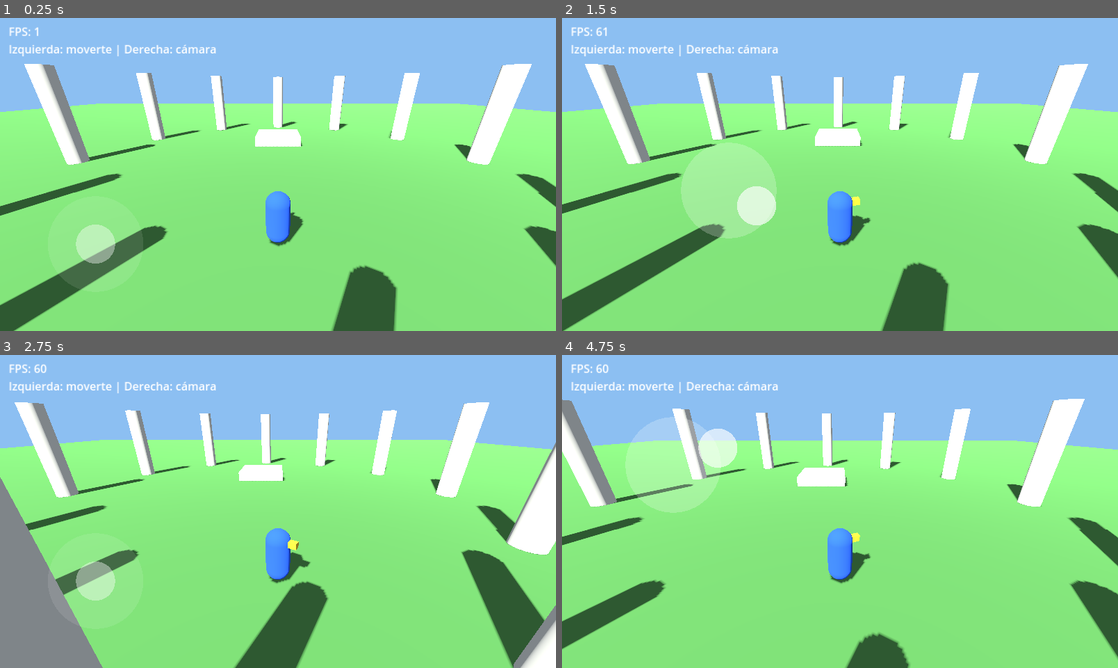
Above: before the commit, frames 1-4 (two rows, left to right).
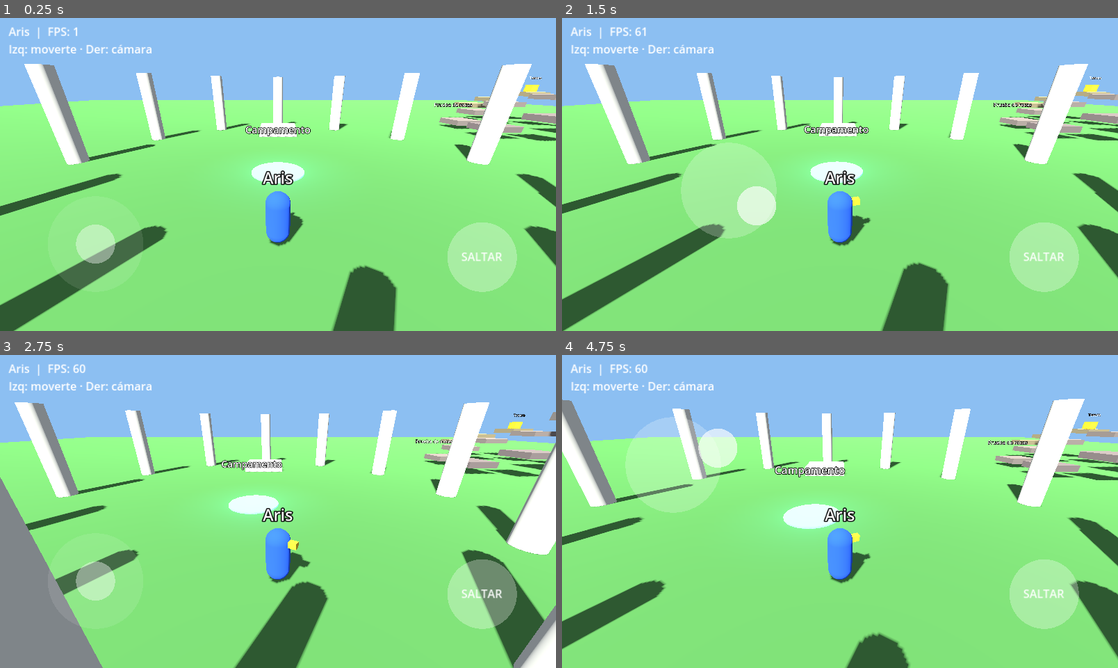
Above: after the commit, the same moments.

Repository: Adriii192/mitologia-rpg
Game: Godot game, scene res://main.tscn
The game is run twice, just before and just after one commit, with the same random seed, the same clock (stepped at 60 frames per second) and the same inputs.
Inputs (mouse positions are in pixels of both pictures, inside the frame that each line leads up to):
- Up to frame 1 (0.25 s): no input
- Up to frame 2 (1.5 s): tap Enter at 0.5 s; move the mouse to (962, 158) at 0.52 s; click (962, 158) at 0.67 s; tap Space at 1.25 s; drag from (728, 190) to (812, 237) at 1.27 s
- Up to frame 3 (2.75 s): move the mouse to (333, 442) at 2.02 s; click (333, 442) at 2.17 s
- Up to frame 4 (4.75 s): tap Enter at 2.75 s; drag from (812, 574) to (673, 464) at 2.77 s; move the mouse to (1006, 558) at 3.52 s; click (1006, 558) at 3.67 s; tap Space at 4.25 s; drag from (673, 464) to (756, 433) at 4.27 s

The runs differ from the first frame. In frame 1, 6.2% of the frame differs, in the area x 0-100%, y 2-88%; in frame 2, 6.2%; in frame 3, 6.2%; in frame 4, 6.6%, in the area x 1-100%, y 2-88%.

Commit message:
Update main.gd

Diff:
--- a/main.gd
+++ b/main.gd
@@ -1,112 +1,76 @@
 extends Node3D
 
+const Zones = preload("res://zones.gd")
+
+const HERO_NAME := "Aris"
 const SPEED := 6.0
 const GRAVITY := 20.0
+const JUMP_SPEED := 9.0
 const JOY_RADIUS := 110.0
+const BTN_RADIUS := 80.0
 
 var player: CharacterBody3D
 var cam_pivot: Node3D
 var camera: Camera3D
+var zone: Node3D
+var spawn_point := Vector3(0, 1.1, 8)
 var yaw := 0.0
 var pitch := -0.4
 var joy_id := -1
 var look_id := -1
+var jump_id := -1
+var act_id := -1
 var joy_center := Vector2(220, 520)
 var joy_pos := Vector2(220, 520)
 var joy_vec := Vector2.ZERO
+var jump_buffer := 0.0
+var coyote := 0.0
+var near_portal: Node3D = null
+var traveling := false
 var ui: Control
 var info_label: Label
+var fade: ColorRect
 
 
 func _ready() -> void:
-	_build_world()
 	_build_player()
 	_build_camera()
 	_build_ui()
-
-
-func _mat(color: Color) -> StandardMaterial3D:
-	var m := StandardMaterial3D.new()
-	m.albedo_color = color
-	return m
-
-
-func _build_world() -> void:
-	var env := Environment.new()
-	env.background_mode = Environment.BG_COLOR
-	env.background_color = Color(0.55, 0.75, 0.95)
-	env.ambient_light_source = Environment.AMBIENT_SOURCE_COLOR
-	env.ambient_light_color = Color(0.7, 0.75, 0.85)
-	env.ambient_light_energy = 0.6
-	var we := WorldEnvironment.new()
-	we.environment = env
-	add_child(we)
-
-	var sun := DirectionalLight3D.new()
-	sun.rotation_degrees = Vector3(-50, -30, 0)
-	sun.shadow_enabled = true
-	add_child(sun)
-
-	_add_box(Vector3(0, -0.5, 0), Vector3(120, 1, 120), Color(0.35, 0.6, 0.3))
-	_add_box(Vector3(0, 0.4, -6), Vector3(4, 0.8, 4), Color(0.85, 0.82, 0.75))
-	for i in 12:
-		var a := TAU * i / 12.0
-		_add_column(Vector3(cos(a) * 14.0, 0, sin(a) * 14.0))
-
-
-func _add_box(pos: Vector3, size: Vector3, color: Color) -> void:
-	var body := StaticBody3D.new()
-	body.position = pos
-	var mi := MeshInstance3D.new()
-	var bm := BoxMesh.new()
-	bm.size = size
-	mi.mesh = bm
-	mi.material_override = _mat(color)
-	body.add_child(mi)
-	var cs := CollisionShape3D.new()
-	var bs := BoxShape3D.new()
-	bs.size = size
-	cs.shape = bs
-	body.add_child(cs)
-	add_child(body)
-
-
-func _add_column(pos: Vector3) -> void:
-	var body := StaticBody3D.new()
-	body.position = pos + Vector3(0, 3, 0)
-	var mi := MeshInstance3D.new()
-	var cm := CylinderMesh.new()
-	cm.top_radius = 0.6
-	cm.bottom_radius = 0.6
-	cm.height = 6.0
-	mi.mesh = cm
-	mi.material_override = _mat(Color(0.9, 0.88, 0.8))
-	body.add_child(mi)
-	var cs := CollisionShape3D.new()
-	var shape := CylinderShape3D.new()
-	shape.radius = 0.6
-	shape.height = 6.0
-	cs.shape = shape
-	body.add_child(cs)
-	add_child(body)
+	_load_zone("world")
+
+
+func _view() -> Vector2:
+	return get_viewport().get_visible_rect().size
+
+
+func _jump_pos() -> Vector2:
+	return Vector2(_view().x - 170, _view().y - 170)
+
+
+func _act_pos() -> Vector2:
+	return Vector2(_view().x - 370, _view().y - 130)
+
+
+func _default_joy_center() -> Vector2:
+	return Vector2(220, _view().y - 200)
 
 
 func _build_player() -> void:
 	player = CharacterBody3D.new()
-	player.position = Vector3(0, 1.1, 8)
+	player.position = spawn_point
 	var mi := MeshInstance3D.new()
 	var cap := CapsuleMesh.new()
 	cap.radius = 0.4
 	cap.height = 1.8
 	mi.mesh = cap
-	mi.material_override = _mat(Color(0.2, 0.4, 0.9))
+	mi.material_override = Zones.mat(Color(0.2, 0.4, 0.9))
 	player.add_child(mi)
 	var nose := MeshInstance3D.new()
 	var nm := BoxMesh.new()
 	nm.size = Vector3(0.2, 0.2, 0.4)
 	nose.mesh = nm
 	nose.position = Vector3(0, 0.5, -0.45)
-	nose.material_override = _mat(Color(1, 0.8, 0.2))
+	nose.material_override = Zones.mat(Color(1, 0.8, 0.2))
 	player.add_child(nose)
 	var cs := CollisionShape3D.new()
 	var shape := CapsuleShape3D.new()
@@ -114,6 +78,13 @@
 	shape.height = 1.8
 	cs.shape = shape
 	player.add_child(cs)
+	var name_tag := Label3D.new()
+	name_tag.text = HERO_NAME
+	name_tag.font_size = 48
+	name_tag.pixel_size = 0.01
+	name_tag.billboard = BaseMaterial3D.BILLBOARD_ENABLED
+	name_tag.position = Vector3(0, 1.4, 0)
+	player.add_child(name_tag)
 	add_child(player)
 
 
@@ -124,10 +95,6 @@
 	camera.position = Vector3(0, 0, 6.0)
 	cam_pivot.add_child(camera)
 	camera.current = true
-
-
-func _default_joy_center() -> Vector2:
-	return Vector2(220, get_viewport().get_visible_rect().size.y - 200)
 
 
 func _build_ui() -> void:
@@ -142,9 +109,19 @@
 	info_label.position = Vector2(20, 12)
 	info_label.add_theme_font_size_override("font_size", 26)
 	layer.add_child(info_label)
+	fade = ColorRect.new()
+	fade.color = Color(0, 0, 0, 0)
+	fade.set_anchors_and_offsets_preset(Control.PRESET_FULL_RECT)
+	fade.mouse_filter = Control.MOUSE_FILTER_IGNORE
+	layer.add_child(fade)
 	joy_center = _default_joy_center()
 	joy_pos = joy_center
 	ui.queue_redraw()
+
+
+func _draw_button_text(text: String, center: Vector2) -> void:
+	var font := ThemeDB.fallback_font
+	ui.draw_string(font, Vector2(center.x - BTN_RADIUS, center.y + 9), text, HORIZONTAL_ALIGNMENT_CENTER, BTN_RADIUS * 2.0, 26, Color(1, 1, 1, 0.95))
 
 
 func _draw_ui() -> void:
@@ -153,21 +130,75 @@
 		a = 0.45
 	ui.draw_circle(joy_center, JOY_RADIUS, Color(1, 1, 1, a * 0.5))
 	ui.draw_circle(joy_pos, 45.0, Color(1, 1, 1, a + 0.2))
+	var ja := 0.3
+	if jump_id != -1:
+		ja = 0.55
+	ui.draw_circle(_jump_pos(), BTN_RADIUS, Color(1, 1, 1, ja))
+	_draw_button_text("SALTAR", _jump_pos())
+	if near_portal != null:
+		var aa := 0.45
+		if act_id != -1:
+			aa = 0.7
+		ui.draw_circle(_act_pos(), BTN_RADIUS, Color(1, 0.85, 0.3, aa))
+		_draw_button_text("VIAJAR", _act_pos())
+
+
+func _load_zone(zone_name: String) -> void:
+	if zone != null:
+		remove_child(zone)
+		zone.queue_free()
+	zone = Node3D.new()
+	add_child(zone)
+	var info: Dictionary
+	if zone_name == "camp":
+		info = Zones.build_camp(zone)
+	else:
+		info = Zones.build_world(zone)
+	spawn_point = info["spawn"]
+	player.position = spawn_point
+	player.velocity = Vector3.ZERO
+	near_portal = null
+	ui.queue_redraw()
+
+
+func _travel(target: String) -> void:
+	if traveling:
+		return
+	traveling = true
+	var tw := create_tween()
+	tw.tween_property(fade, "color:a", 1.0, 0.35)
+	await tw.finished
+	_load_zone(target)
+	var tw2 := create_tween()
+	tw2.tween_property(fade, "color:a", 0.0, 0.35)
+	await tw2.finished
+	traveling = false
 
 
 func _input(event: InputEvent) -> void:
-	var half := get_viewport().get_visible_rect().size.x * 0.5
+	var half := _view().x * 0.5
 	if event is InputEventScreenTouch:
+		var pos: Vector2 = event.position
 		if event.pressed:
-			if event.position.x < half and joy_id == -1:
+			if pos.distance_to(_jump_pos()) < BTN_RADIUS * 1.2 and jump_id == -1:
+				jump_id = event.index
+				jump_buffer = 0.15
+			elif near_portal != null and pos.distance_to(_act_pos()) < BTN_RADIUS * 1.2 and act_id == -1:
+				act_id = event.index
+				_travel(str(near_portal.get_meta("target")))
+			elif pos.x < half and joy_id == -1:
 				joy_id = event.index
-				joy_center = event.position
-				joy_pos = event.position
+				joy_center = pos
+				joy_pos = pos
 				joy_vec = Vector2.ZERO
-			elif event.position.x >= half and look_id == -1:
+			elif pos.x >= half and look_id == -1:
 				look_id = event.index
 		else:
-			if event.index == joy_id:
+			if event.index == jump_id:
+				jump_id = -1
+			elif event.index == act_id:
+				act_id = -1
+			elif event.index == joy_id:
 				joy_id = -1
 				joy_vec = Vector2.ZERO
 				joy_center = _default_joy_center()
@@ -189,21 +220,43 @@
 
 
 func _physics_process(delta: float) -> void:
+	if traveling:
+		return
 	var dir := Vector3(joy_vec.x, 0, joy_vec.y).rotated(Vector3.UP, yaw)
 	var vel := player.velocity
 	vel.x = dir.x * SPEED
 	vel.z = dir.z * SPEED
-	if player.is_on_floor():
+	if player.is_on_floor() and vel.y <= 0.0:
+		coyote = 0.12
 		vel.y = 0.0
 	else:
+		coyote -= delta
 		vel.y -= GRAVITY * delta
+	jump_buffer -= delta
+	if jump_buffer > 0.0 and coyote > 0.0:
+		vel.y = JUMP_SPEED
+		jump_buffer = 0.0
+		coyote = 0.0
 	player.velocity = vel
 	player.move_and_slide()
 	if dir.length() > 0.1:
 		player.rotation.y = lerp_angle(player.rotation.y, atan2(-dir.x, -dir.z), delta * 10.0)
+	if player.position.y < -15.0:
+		player.position = spawn_point
+		player.velocity = Vector3.ZERO
 
 
 func _process(_delta: float) -> void:
 	cam_pivot.global_position = player.global_position + Vector3(0, 1.5, 0)
 	cam_pivot.rotation = Vector3(pitch, yaw, 0)
-	info_label.text = "FPS: %d\nIzquierda: moverte | Derecha: cámara" % Engine.get_frames_per_second()
+	var found: Node3D = null
+	for n in get_tree().get_nodes_in_group("portals"):
+		var p := n as Node3D
+		var dx := p.global_position.x - player.global_position.x
+		var dz := p.global_position.z - player.global_position.z
+		if Vector2(dx, dz).length() < 2.4 and absf(p.global_position.y - player.global_position.y) < 3.0:
+			found = p
+	if found != near_portal:
+		near_portal = found
+		ui.queue_redraw()
+	info_label.text = "%s  |  FPS: %d\nIzq: moverte · Der: cámara" % [HERO_NAME, Engine.get_frames_per_second()]
